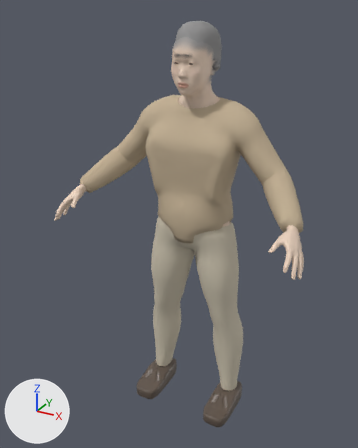
Two versions of the glTF model assets/people/prof_absent.glb, one commit apart.
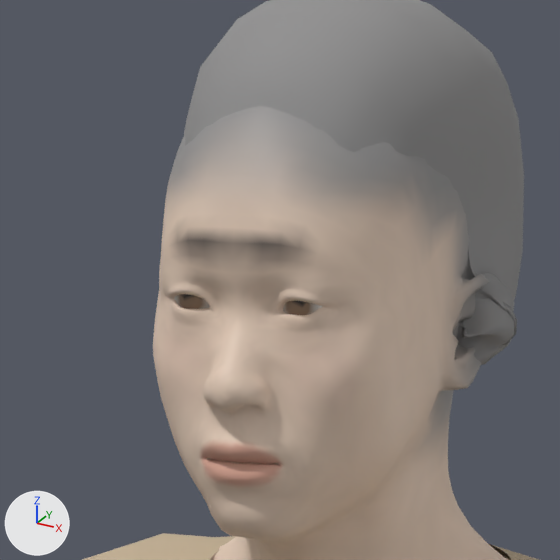
Each version appears first whole from a camera (50 mm lens) standing at (0.883, -1.774, 1.776) and looking at (-0.04, -0.096, 0.937), and next in a close-up on the part from 42% to 63% of the width and 5% to 22% of the height. Arrows for +X, +Y and +Z are at lower left; the lights stay in place. The older version's two pictures come first. Vertices at exactly the same position are counted once.

The first close-up shows 'Body', 'Hair', 'Top'.
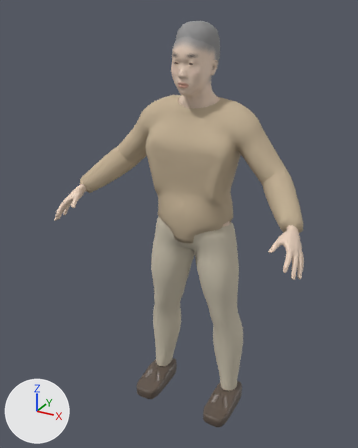
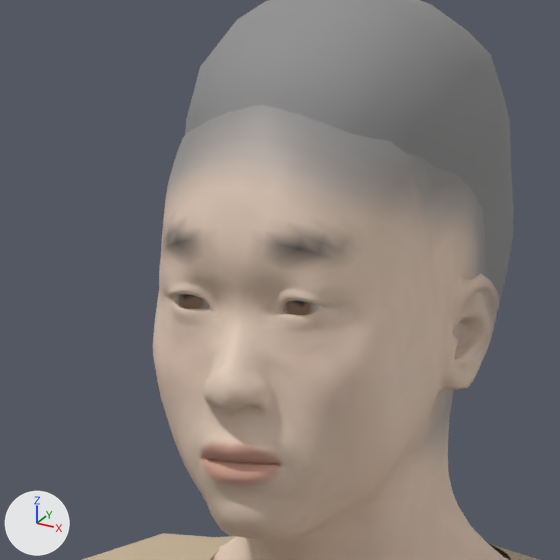
Edits to the bpy script that builds the scene:
```text
Change me_body:
    where me_body.from_pydata(...)  # 8873 vertices, 17350 faces; spans x -0.54..0.54, y -0.34..0.11, z 0.07..1.7
    used by ob_body; location = (0.0, 0.0, 0.0)
    me_body part 1: 1218 faces centred in x -0.09..0.09, y -0.15..0.0, z 1.51..1.65 are repainted in the vertex colours; the middle colour goes from grey #9f9996 to beige #dfc9b7
    me_body part 2: 685 faces centred in x -0.08..0.08, y -0.15..-0.01, z 1.5..1.64 are repainted in the vertex colours; the middle colour goes from beige #e0cab8 to beige #e8d0bc
    me_body part 3: 476 faces centred in x -0.09..0.09, y -0.15..0.01, z 1.52..1.69 are repainted in the vertex colours; the middle colour goes from grey #919090 to grey #aca29b
Change me_hair:
    used by ob_hair; location = (0.0, 0.0, 0.0)
    remove me_hair.from_pydata(...)  # 640 vertices, 1136 faces; spans x -0.098..0.097, y -0.119..0.078, z 1.533..1.727
    add me_hair.from_pydata(...)  # 274 vertices, 480 faces; spans x -0.073..0.073, y -0.119..0.078, z 1.533..1.727
    me_hair part 4: 88 vertices moved from x -0.079..0.079, y -0.119..0.057, z 1.538..1.711 to x -0.073..0.073, y -0.118..0.056, z 1.538..1.71; 402 vertices removed from x -0.098..0.097, y -0.118..0.009, z 1.538..1.664; 36 vertices added at x -0.07..0.07, y -0.113..0.007, z 1.542..1.665
```

Pixel boxes [x1, y1, x2, y2] of what changed, in the close-ups (560 x 560 px):
'Hair', reshaped
    before: [184, 0, 524, 365]
    after: [185, 0, 513, 303]
part 1 of me_body, recoloured
    before: [174, 159, 489, 420]
    after: [174, 159, 499, 420]
part 2 of me_body, edited (looks the same)
    both: [159, 188, 463, 466]
part 3 of me_body, edited (looks the same)
    both: [166, 106, 467, 437]
part 4 of me_hair, cut back
    before: [184, 3, 524, 365]
    after: [185, 3, 513, 303]
